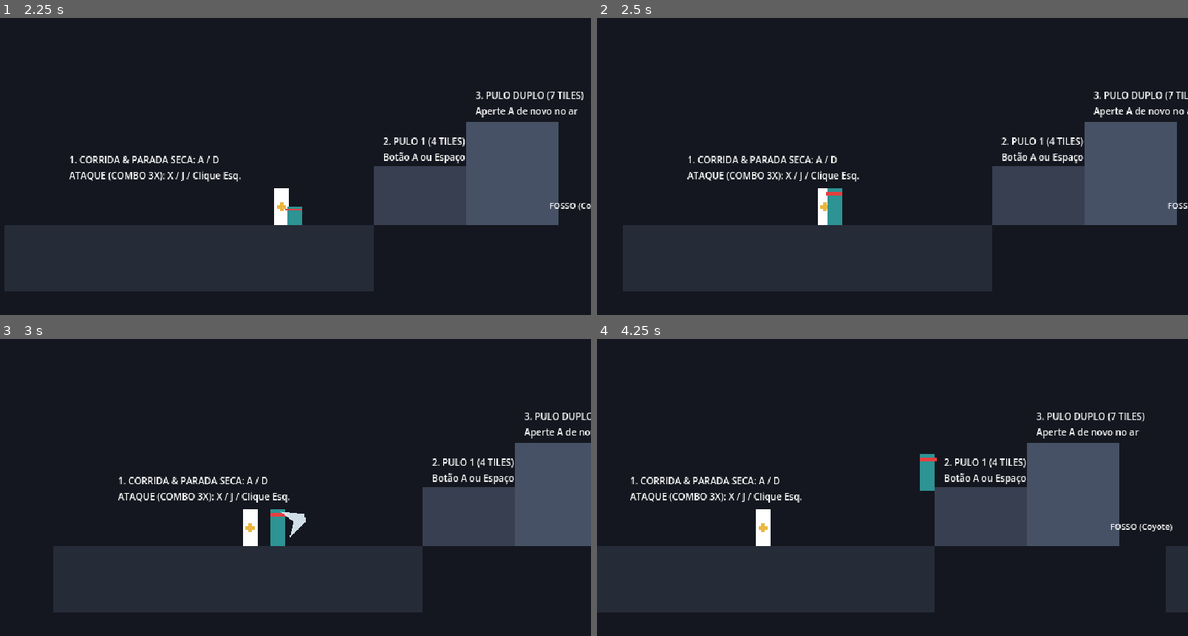
Above: before the commit, frames 1-4 (two rows, left to right).
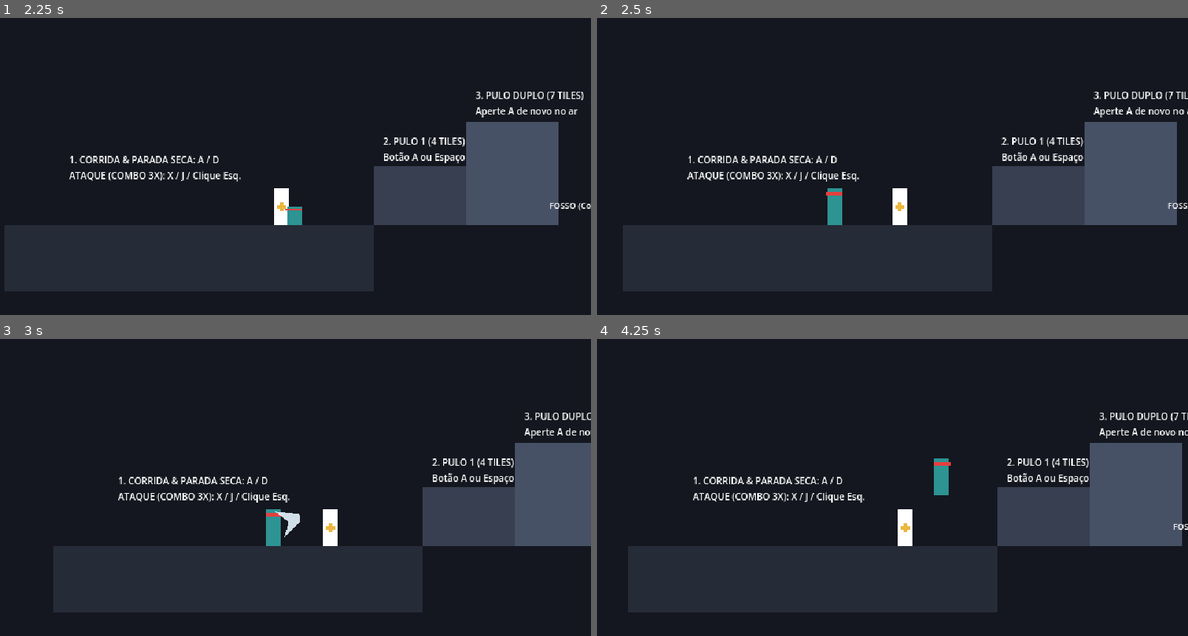
Above: after the commit, the same moments.

Repository: Theadrill/Godot-Roguelike-Prototype
Game: Godot game, scene res://src/world/movement_gym.tscn
The game is run twice, just before and just after one commit, with the same random seed, the same clock (stepped at 60 frames per second) and the same inputs.
Inputs (mouse positions are in pixels of both pictures, inside the frame that each line leads up to):
- Up to frame 1 (2.25 s): tap A (move_left) at 0.5, 1.25, 2 s; move the mouse to (425, 166) at 0.52 s; hold D (move_right) 0.53-2.03 s; click (425, 166) at 0.6 s; tap Space (jump) at 0.77, 1.52 s; move the mouse to (177, 199) at 1.27 s; right-click (177, 199) at 1.35 s; move the mouse to (354, 110) at 2.02 s; hold A (move_left) from 2.03 s (still down); tap Shift (roll) at 2.1 s
- Up to frame 2 (2.5 s): keep holding A (move_left)
- Up to frame 3 (3 s): move the mouse to (265, 570) at 2.77 s; release A (move_left) at 2.78 s; hold D (move_right) from 2.78 s (still down); tap J at 2.85 s; click (265, 570) at 2.92 s
- Up to frame 4 (4.25 s): keep holding D (move_right); tap Space (jump) at 3.02, 3.77 s; tap A (move_left) at 3.5 s; move the mouse to (1069, 555) at 3.52 s; tap K at 3.6 s

Frame 1 is identical in both runs. In frame 2, 0.5% of the frame differs, in the area x 37-53%, y 57-70%; in frame 3, 0.9%; in frame 4, 15%, in the area x 0-100%, y 24-93%.

Commit message:
fix(collision): prevent dummy from scanning player layer so roll cleanly phases through

Diff:
--- a/src/entities/dummy/combat_dummy.tscn
+++ b/src/entities/dummy/combat_dummy.tscn
@@ -11,7 +11,7 @@
 
 [node name="CombatDummy" type="CharacterBody2D"]
 collision_layer = 4
-collision_mask = 3
+collision_mask = 1
 script = ExtResource("1_dummy")
 
 [node name="CollisionShape2D" type="CollisionShape2D" parent="."]
